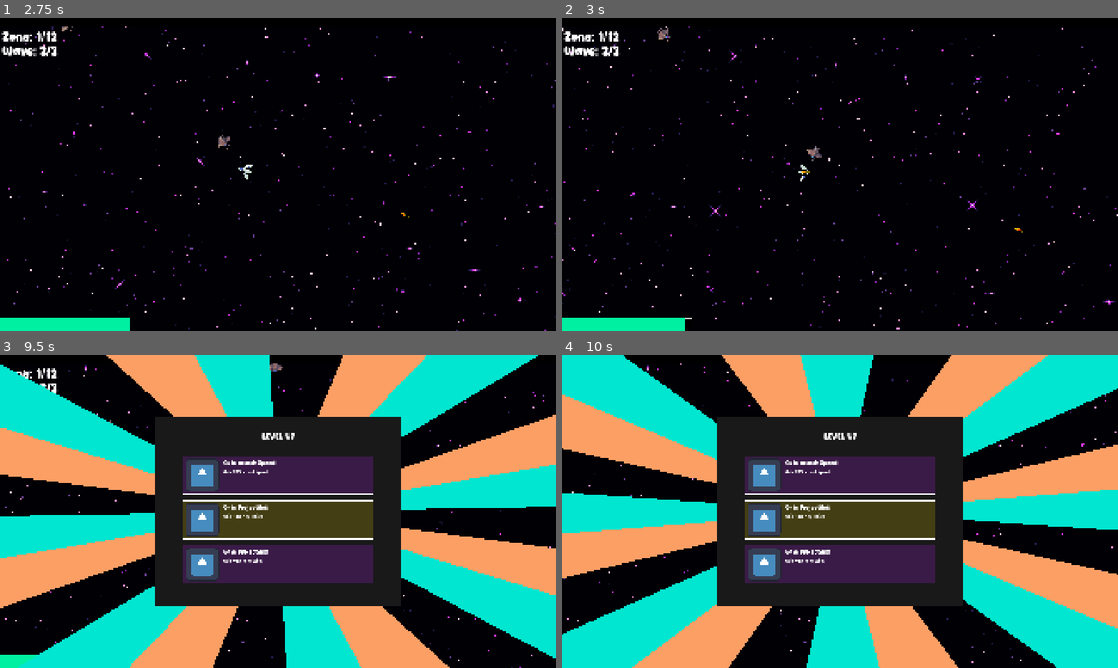
Above: before the commit, frames 1-4 (two rows, left to right).
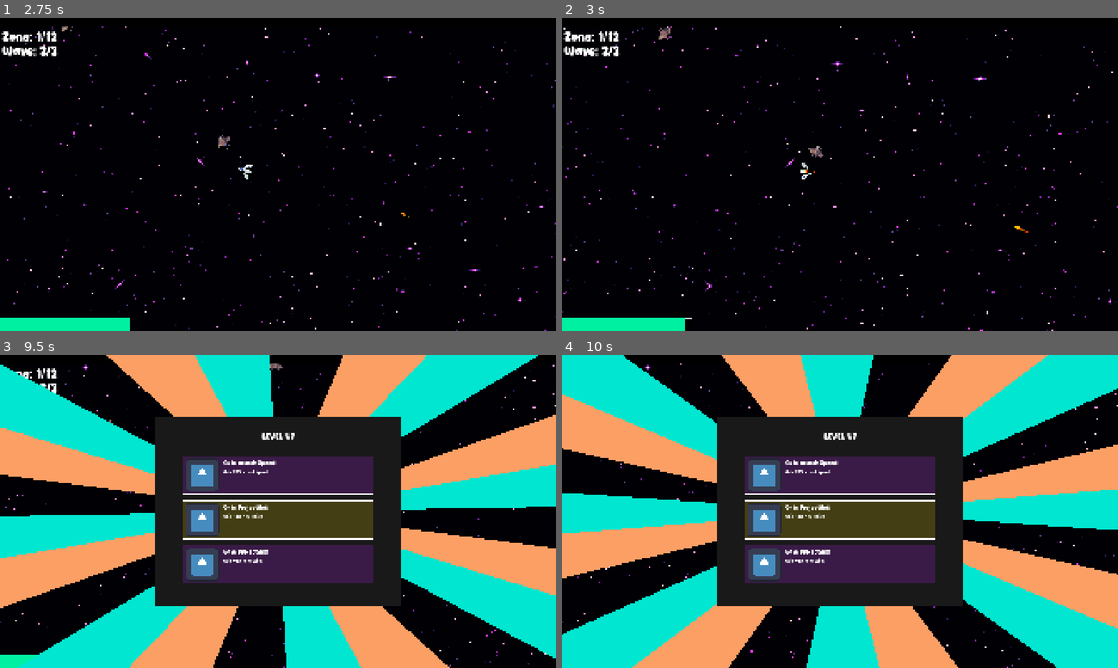
Above: after the commit, the same moments.

Repository: PoloLoveTaco/AstroSurvivor
Game: Godot game, scene res://scenes/test_map.tscn
Same seed, same stepped clock (60 frames per second), same inputs: the game is played once before the commit and once after it. The engine's default icon, where the game draws it, is replaced by a stand-in: a white triangle on a blue panel in a dark square.
Inputs (mouse positions are in pixels of both pictures, inside the frame that each line leads up to):
- Up to frame 1 (2.75 s): tap Enter at 0.5 s; move the mouse to (250, 237) at 0.52 s; hold W (up) 0.53-2.03 s; move the mouse to (444, 221) at 1.27 s; move the mouse to (111, 127) at 2.02 s; hold A (left) from 2.03 s (still down)
- Up to frame 2 (3 s): keep holding A (left); move the mouse to (867, 174) at 2.77 s
- Up to frame 3 (9.5 s): move the mouse to (194, 433) at 3.52 s; release A (left) at 3.53 s; hold S (down) 3.53-4.28 s; move the mouse to (400, 495) at 4.27 s; hold D (right) 4.28-5.03 s; move the mouse to (166, 527) at 5.02 s; hold W (up) 5.03-5.78 s; move the mouse to (333, 442) at 5.77 s; hold D (right) 5.78-8.03 s; move the mouse to (250, 574) at 6.52 s; move the mouse to (444, 558) at 7.27 s; move the mouse to (111, 464) at 8.02 s; hold S (down) 8.03-8.78 s; move the mouse to (305, 511) at 8.77 s; hold A (left) from 8.78 s (still down)
- Up to frame 4 (10 s): move the mouse to (756, 433) at 9.52 s; release A (left) at 9.53 s; hold W (up) from 9.53 s (still down)

Frame 1 is identical in both runs. In frame 2, 1.6% of the frame differs, in the area x 0-100%, y 2-100%; in frame 3, 0.3%; in frame 4, 0.3%.

Commit message:
[ADD] camera shake

Diff:
--- /dev/null
+++ b/Scripts/camera_player.gd
@@ -0,0 +1,25 @@
+extends Camera2D
+
+@export var shake_intensity: float = 10.0
+@export var shake_duration: float = 0.2
+
+var shake_timer: float = 0.0
+var original_offset: Vector2
+
+func _ready() -> void:
+	original_offset = offset
+
+func _process(delta: float) -> void:
+	if shake_timer > 0:
+		shake_timer -= delta
+		offset = original_offset + Vector2(
+			randf_range(-1, 1),
+			randf_range(-1, 1)
+		) * shake_intensity
+	else:
+		offset = original_offset
+
+func start_shake(intensity: float = 10.0, duration: float = 0.2) -> void:
+	shake_intensity = intensity
+	shake_duration = duration
+	shake_timer = duration
--- a/Scripts/player.gd
+++ b/Scripts/player.gd
@@ -15,6 +15,7 @@
 @onready var health_bar: ProgressBar = $CanvasLayer/UI/HealthBar
 @onready var xp_bar: ProgressBar = $CanvasLayer/UI/XpBar
 @onready var shooting_timer: Timer = $"Shooting Timer"
+@onready var camera_2d: Camera2D = $Camera2D
 
 @export var bullet_speed = 400
 
@@ -84,6 +85,7 @@
 func take_damage(amount: float):
 	health -= amount
 	health_bar.value = health
+	camera_2d.start_shake(5, 0.2)
 	update_life_bar()
 	if health <= 0:
 		queue_free()
--- a/project.godot
+++ b/project.godot
@@ -23,7 +23,6 @@
 
 window/size/viewport_width=1920
 window/size/viewport_height=1080
-window/size/mode=3
 window/stretch/mode="canvas_items"
 
 [global_group]
--- a/scenes/player.tscn
+++ b/scenes/player.tscn
@@ -1,7 +1,8 @@
-[gd_scene load_steps=9 format=3 uid="uid://la12skvujt13"]
+[gd_scene load_steps=10 format=3 uid="uid://la12skvujt13"]
 
 [ext_resource type="Script" uid="uid://c64qrqd1wejpr" path="res://Scripts/player.gd" id="1_g2els"]
 [ext_resource type="Texture2D" uid="uid://dimr6e3blr8j5" path="res://Assets/Ship/Main Ship/Main Ship - Bases/PNGs/Main Ship - Base - Full health.png" id="2_g2els"]
+[ext_resource type="Script" uid="uid://673tg8elpkn1" path="res://Scripts/camera_player.gd" id="3_qhqgy"]
 
 [sub_resource type="RectangleShape2D" id="RectangleShape2D_u8vuu"]
 size = Vector2(32, 32)
@@ -60,6 +61,7 @@
 [node name="Camera2D" type="Camera2D" parent="."]
 position_smoothing_enabled = true
 position_smoothing_speed = 3.0
+script = ExtResource("3_qhqgy")
 
 [node name="Shooting Timer" type="Timer" parent="."]
 wait_time = 0.5
Not shown, added: Scripts/camera_player.gd.uid
